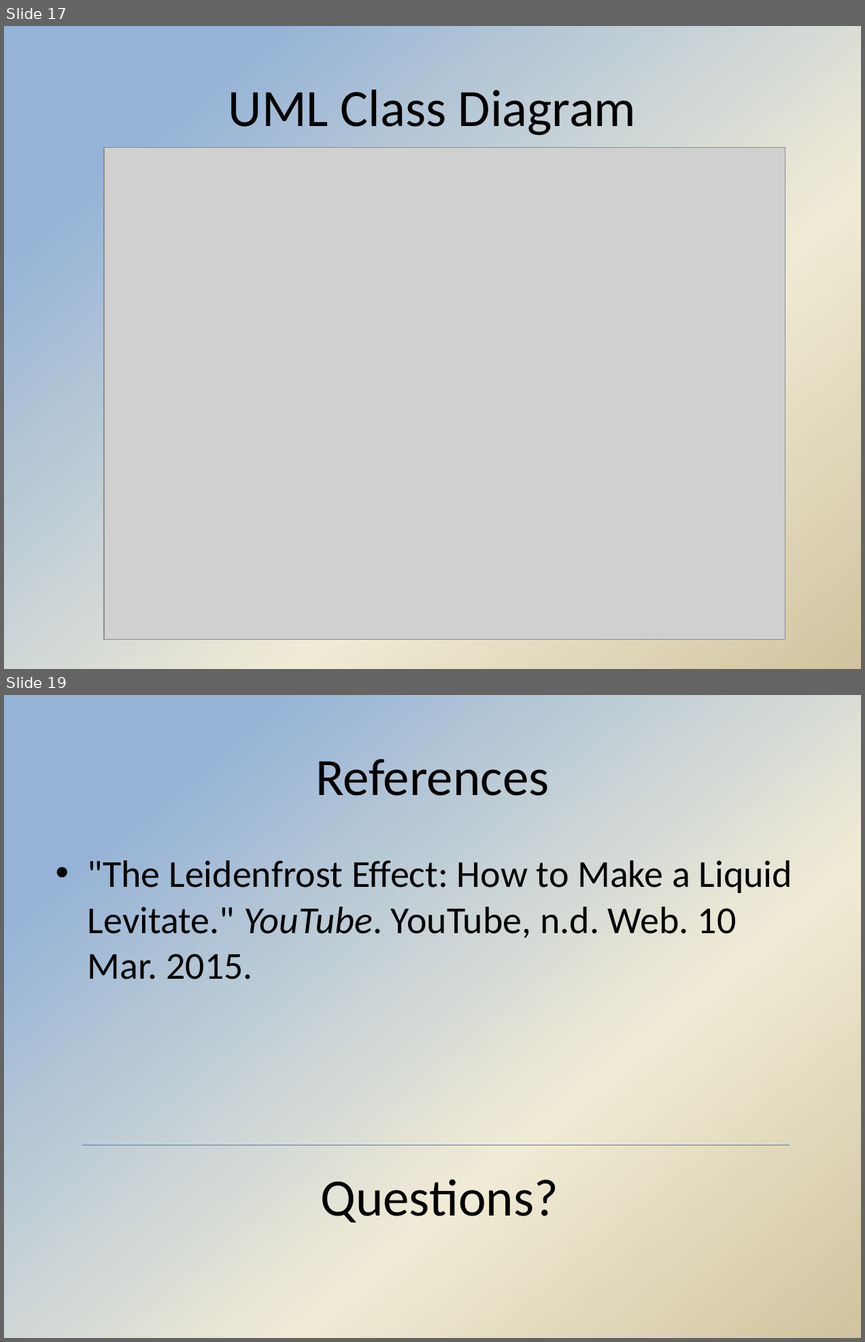
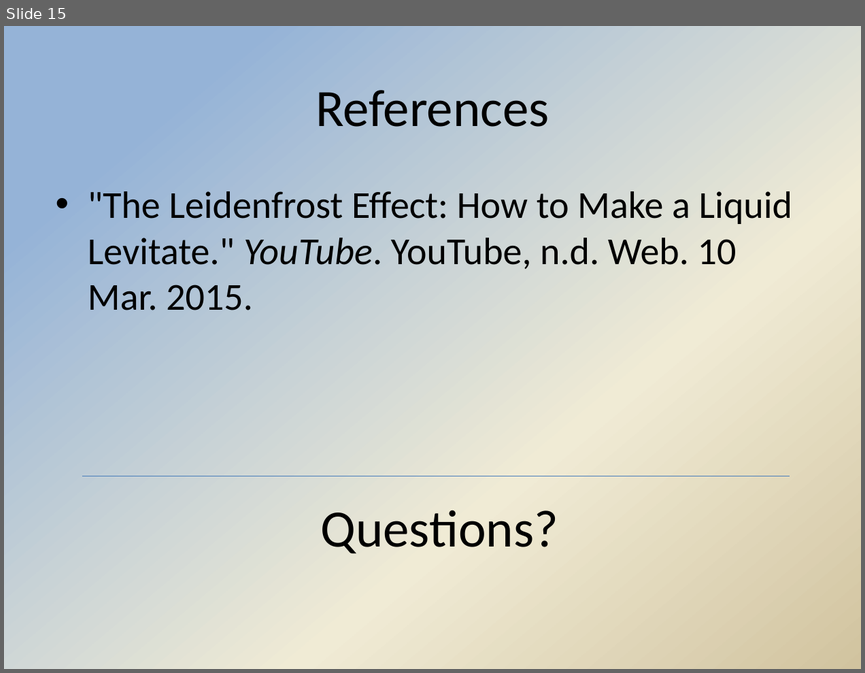
Before and after one commit to Hdtran89/ImageProcessing, a slide deck: A Team Documents/Final presentation.pptx. Shown one above the other, each under a label of ours: slides 17 and 19 before the commit, slide 15 after it; the slides between them are not shown. The pictures are 865x1342 and 865x673 pixels, drawn with LibreOffice and Linux fonts; fonts in the diff are those of the drawing; grey boxes stand for pictures; background and template pictures are left out. Boxes give left, top, right and bottom in pixels: in the first picture for what was removed or moved away, otherwise in the second. Text is boxed around its words. In the diff, an @@ line names an element or a change of style, - is before the commit and + after.

```diff
--- a/A Team Documents/Final presentation.pptx
+++ b/A Team Documents/Final presentation.pptx
@@ slide 17 removed at [4,26,861,669], background gradient #95B3D7 to #F0EBD5 to #D1C39F @@
@@ title removed at [228,89,636,135] @@
-UML Class Diagram
@@ picture removed at [104,148,785,639] @@
@@ what was slide 19 is now slide 15 @@
```
Also in this commit, not shown: 1 slide changed, 9 slides added, 13 other slides removed.
